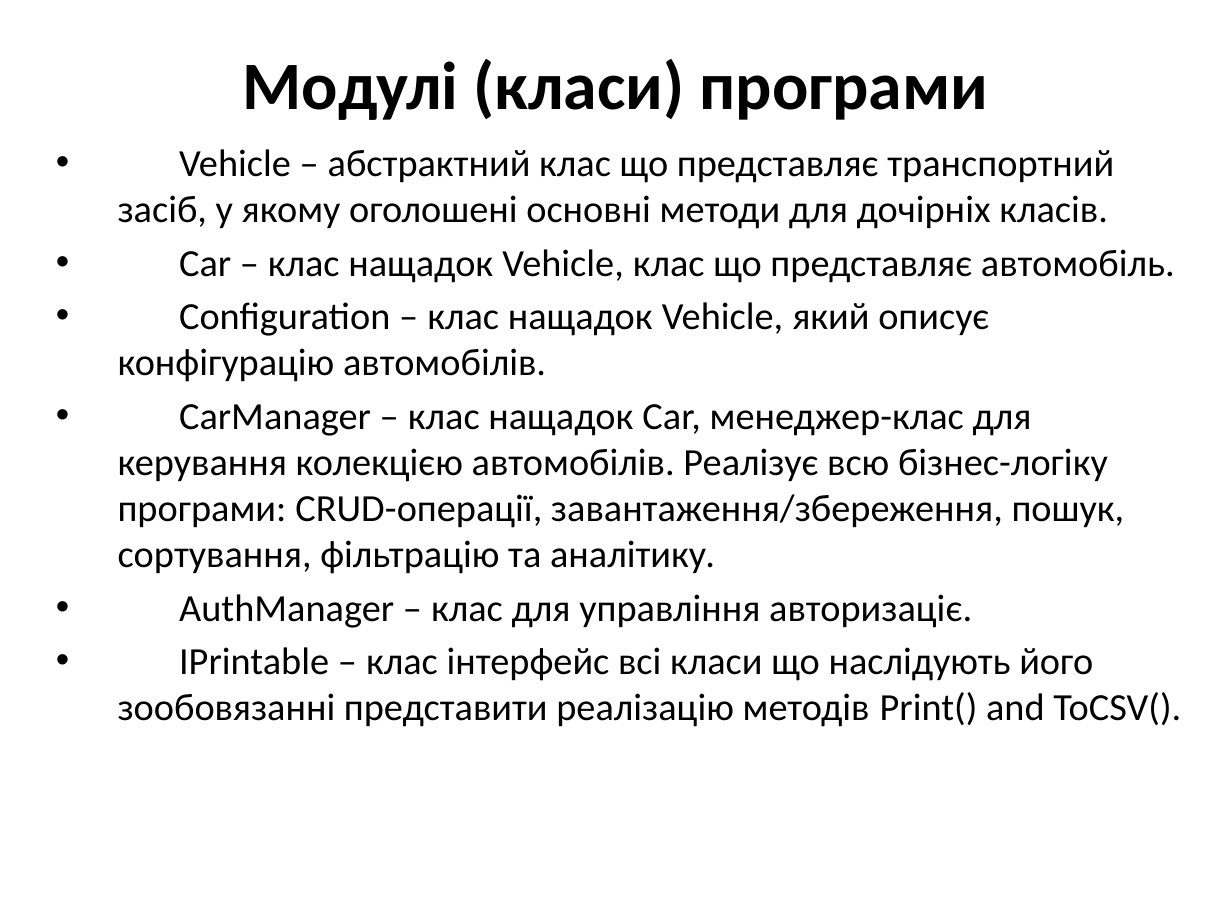
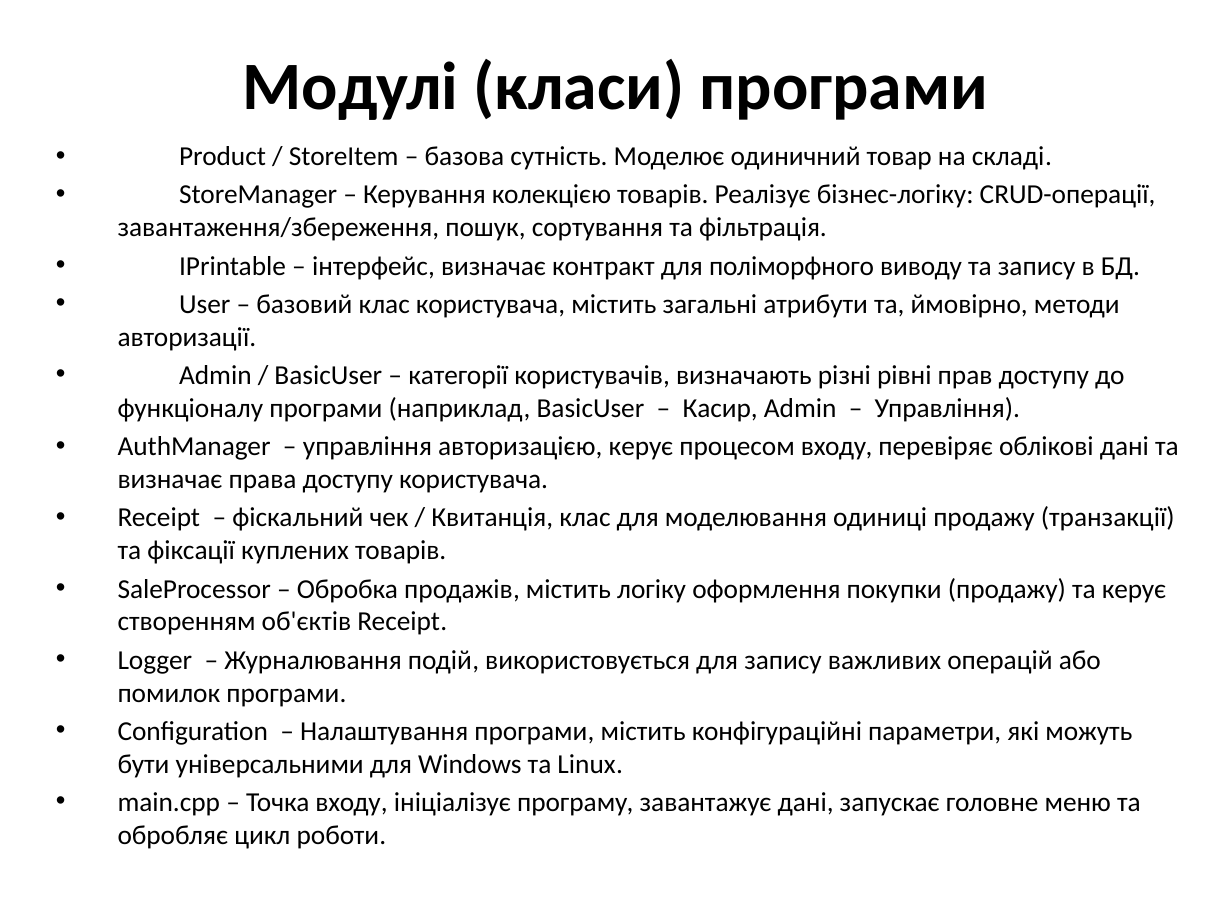
Before and after one commit to maksimkir/Kursova, a slide deck: slide 4 of documentation/Презентація.pptx. Drawn at 1232x924 pixels with LibreOffice and Linux fonts; fonts in the diff are those of the drawing. Boxes give left, top, right and bottom in pixels: in the first picture for what was removed or moved away, otherwise in the second. Text is boxed around its words. In the diff, an @@ line names an element or a change of style, - is before the commit and + after.

```diff
--- a/documentation/Презентація.pptx
+++ b/documentation/Презентація.pptx
@@ subtitle at bbox=[118, 146, 1179, 849]: text changed; size 22.4 to 16 pt @@
-• Vehicle – абстрактний клас що представляє транспортний засіб, у якому оголошені основні методи для дочірніх класів.
-• Car – клас нащадок Vehicle, клас що представляє автомобіль.
-• Configuration – клас нащадок Vehicle, який описує конфігурацію автомобілів.
-• CarManager – клас нащадок Car, менеджер-клас для керування колекцією автомобілів. Реалізує всю бізнес-логіку програми: CRUD-операції, завантаження/збереження, пошук, сортування, фільтрацію та аналітику.
-• AuthManager – клас для управління авторизаціє.
-• IPrintable – клас інтерфейс всі класи що наслідують його зообовязанні представити реалізацію методів Print() and ToCSV().
+• Product / StoreItem – базова сутність. Моделює одиничний товар на складі.
+• StoreManager – Керування колекцією товарів. Реалізує бізнес-логіку: CRUD-операції, завантаження/збереження, пошук, сортування та фільтрація.
+• IPrintable – інтерфейс, визначає контракт для поліморфного виводу та запису в БД.
+• User – базовий клас користувача, містить загальні атрибути та, ймовірно, методи авторизації.
+• Admin / BasicUser – категорії користувачів, визначають різні рівні прав доступу до функціоналу програми (наприклад, BasicUser – Касир, Admin – Управління).
+• AuthManager – управління авторизацією, керує процесом входу, перевіряє облікові дані та визначає права доступу користувача.
+• Receipt – фіскальний чек / Квитанція, клас для моделювання одиниці продажу (транзакції) та фіксації куплених товарів.
+• SaleProcessor – Обробка продажів, містить логіку оформлення покупки (продажу) та керує створенням об'єктів Receipt.
+• Logger – Журналювання подій, використовується для запису важливих операцій або помилок програми.
+• Configuration – Налаштування програми, містить конфігураційні параметри, які можуть бути універсальними для Windows та Linux.
+• main.cpp – Точка входу, ініціалізує програму, завантажує дані, запускає головне меню та обробляє цикл роботи.
```
Also in this commit, not shown: 1 other slide changed, 5 other files.
